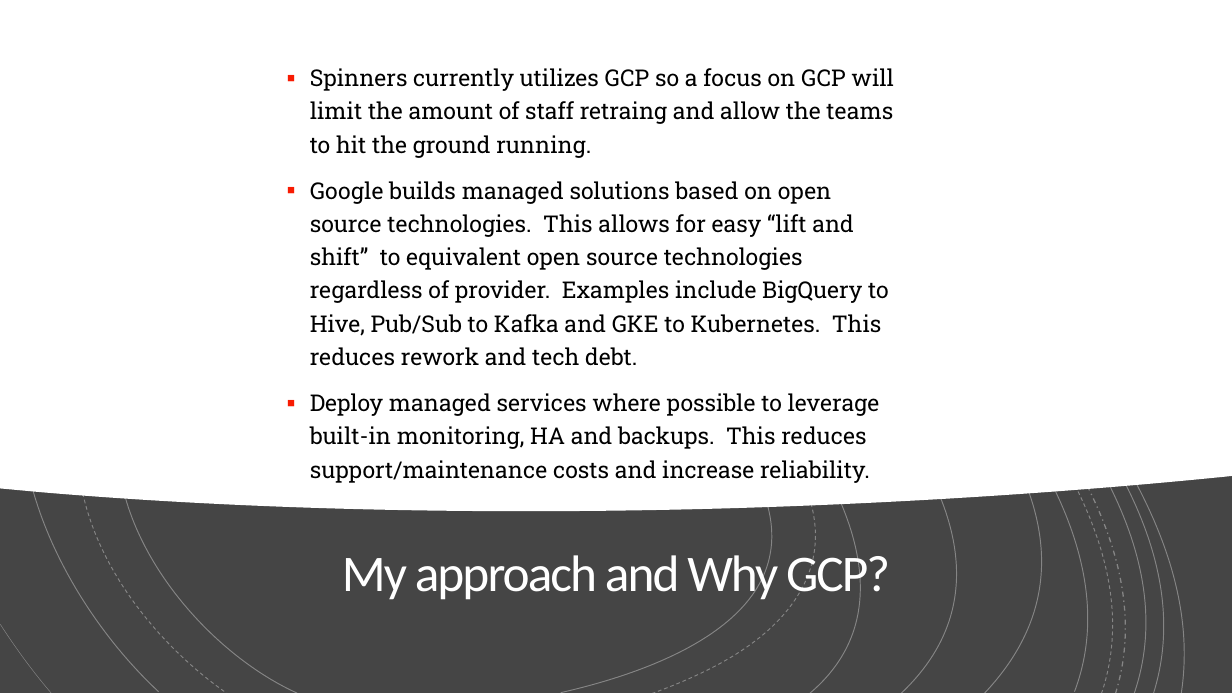
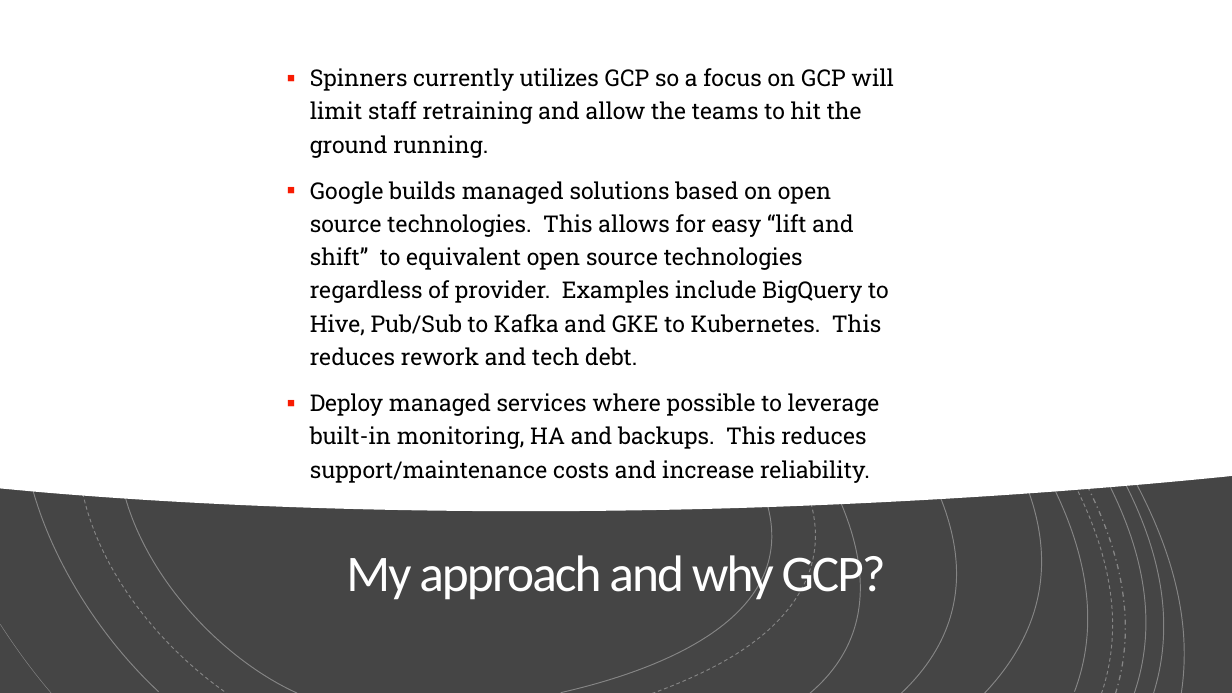
Before and after one commit to jerrycutshaw/spinners-pizza-example-solution-architecture, a slide deck: slide 9 of spinners-pizza-delivery-presentation.pptx. Drawn at 1232x693 pixels with LibreOffice and Linux fonts; fonts in the diff are those of the drawing. Boxes give left, top, right and bottom in pixels: in the first picture for what was removed or moved away, otherwise in the second. Text is boxed around its words. In the diff, an @@ line names an element or a change of style, - is before the commit and + after.

```diff
--- a/spinners-pizza-delivery-presentation.pptx
+++ b/spinners-pizza-delivery-presentation.pptx
@@ text at (x1=310, y1=68, x2=894, y2=158): text changed @@
-▪ Spinners currently utilizes GCP so a focus on GCP will limit the amount of staff retraing and allow the teams to hit the ground running.
+▪ Spinners currently utilizes GCP so a focus on GCP will limit staff retraining and allow the teams to hit the ground running.
@@ title at (x1=346, y1=549, x2=886, y2=604): text changed @@
-My approach and Why GCP?
+My approach and why GCP?
```
Also in this commit, not shown: 4 other slides changed.
